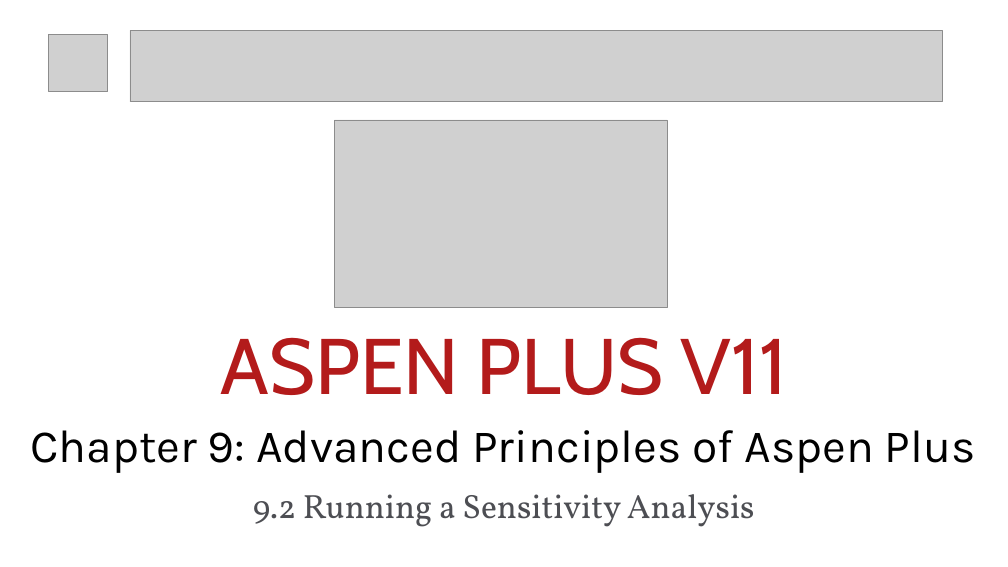
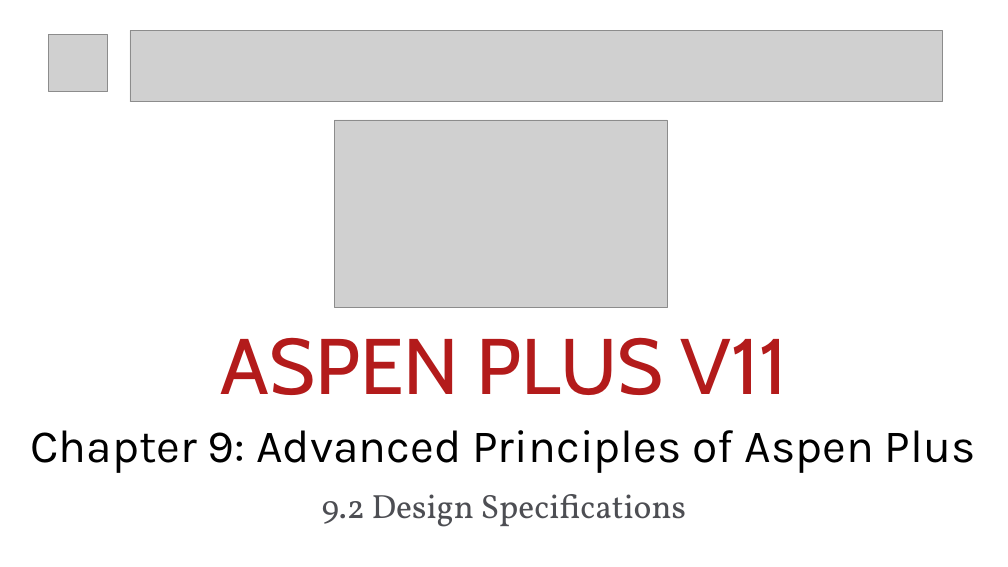
Before and after one commit to btanti/aspen-tutorials, a slide deck: slide 21 of Title Designs/Title Designs.pptx. Drawn at 1008x567 pixels with LibreOffice and Linux fonts; fonts in the diff are those of the drawing; grey boxes stand for pictures. Boxes give left, top, right and bottom in pixels: in the first picture for what was removed or moved away, otherwise in the second. Text is boxed around its words. In the diff, an @@ line names an element or a change of style, - is before the commit and + after.

```diff
--- a/Title Designs/Title Designs.pptx
+++ b/Title Designs/Title Designs.pptx
@@ text at (322,494,686,527): text changed @@
-9.2 Running a Sensitivity Analysis
+9.2 Design Specifications
```
Also in this commit, not shown: 1 other slide changed, 4 other files.
